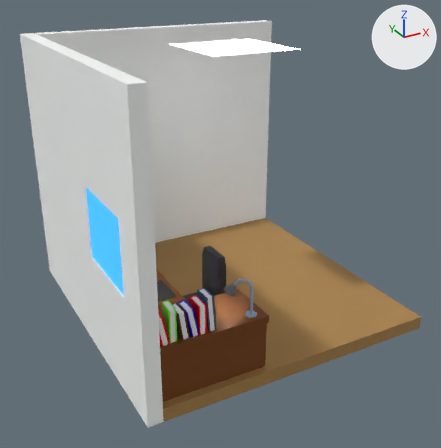
What one commit did to the Blender file src/models/low_poly_room.blend.
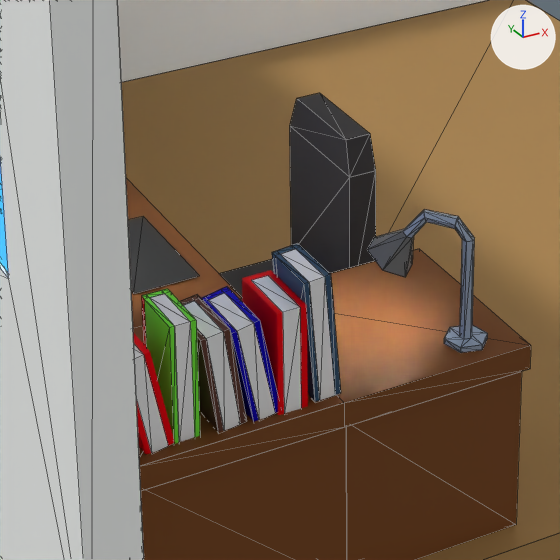
There are two pictures of each version: one whole from a camera (50 mm lens) standing at (-6.44, -11.18, 5.43) and looking at (-0.33, -0.06, -0.13), one close up on the part from 28% to 63% of the width and 49% to 84% of the height. Arrows for +X, +Y and +Z are at upper right; the lights stay in place. The close-ups show mesh edges as thin lines.

The scene before the commit, as lines of its bpy script (objects in view):
```python
me_object_0 = bpy.data.meshes.new('Object_0')
me_object_0.from_pydata(...)  # 52 vertices, 38 faces; spans x -2.155..-1.951, y -3.24..-2.519, z -2.864..-2.511
me_object_0.materials.append(mat_material_008)  # dark blue #35516c
me_object_14 = bpy.data.meshes.new('Object_14')
me_object_14.from_pydata(...)  # 557 vertices, 284 faces; spans x -3.1..-0.9, y -4.76..-1.36, z -2.86..3.37
me_object_14.materials.append(mat_material_013)  # blue #9baabe
me_object_8 = bpy.data.meshes.new('Object_8')
me_object_8.from_pydata(...)  # 12 vertices, 6 faces; spans x -3.16..3.14, y -1.36..-1.07, z -3.08..3.36
me_object_8.materials.append(mat_material_021)  # brown #a88351
ob_object_10 = bpy.data.objects.new('Object_10', me_object_8)
ob_object_10.location = (0.0, 0.0, -3.335)
ob_object_10.rotation_euler = (-1.57, 0.0, 0.0)  # degrees (-90, 0, 0)
ob_object_16 = bpy.data.objects.new('Object_16', me_object_14)
ob_object_16.location = (0.0, 0.0, -3.335)
ob_object_16.rotation_euler = (-1.57, 0.0, 0.0)  # degrees (-90, 0, 0)
ob_object_2 = bpy.data.objects.new('Object_2', me_object_0)
ob_object_2.location = (0.0, 0.0, -3.335)
ob_object_2.rotation_euler = (-1.57, 0.0, 0.0)  # degrees (-90, 0, 0)
# also in view: 'Object_13' at (-2.55, -2.71, -0.46); 'Object_18' at (-1.93, 0.21, -0.18); 'Object_6' at (-1.43, -2.45, -0.32); 'Object_14' at (-2.43, -2.69, -0.53); 'Object_20' at (-2.47, -0.79, -0.37)
```
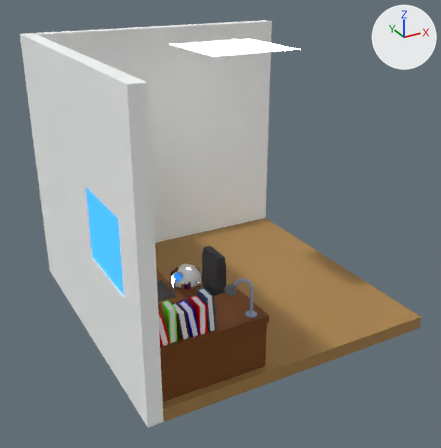
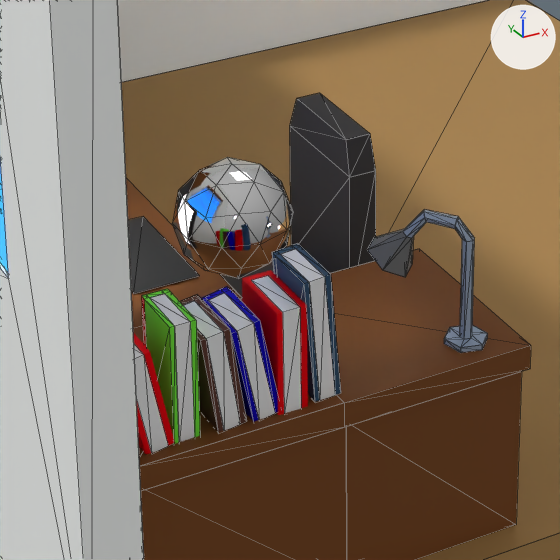
Boxes (x1, y1, x2, y2) around the edits, measured in the close-ups (560 x 560 px):
'Icosphere', added
    after: (172, 157, 293, 279)

Edits to the bpy script that builds the scene:
```text
Add mat_material:
    mat_material = principled_material('Material')
    mat_material.base_color = (0.8, 0.8, 0.8)  # white #e7e7e7
    mat_material.metallic = 1.0
    mat_material.roughness = 0.0
Add me_icosphere:
    me_icosphere.from_pydata(...)  # an icosphere of 80 faces spanning x -0.95..0.95, y -1.0..1.0, z -1.0..1.0
    me_icosphere.polygons.foreach_set('use_smooth', [True] * 80)
    me_icosphere.materials.append(mat_material)  # white #e7e7e7
Add ob_icosphere:
    ob_icosphere = bpy.data.objects.new('Icosphere', me_icosphere)
    ob_icosphere.location = (-1.987, -1.707, -0.344)
    ob_icosphere.scale = (0.33, 0.33, 0.33)
```
